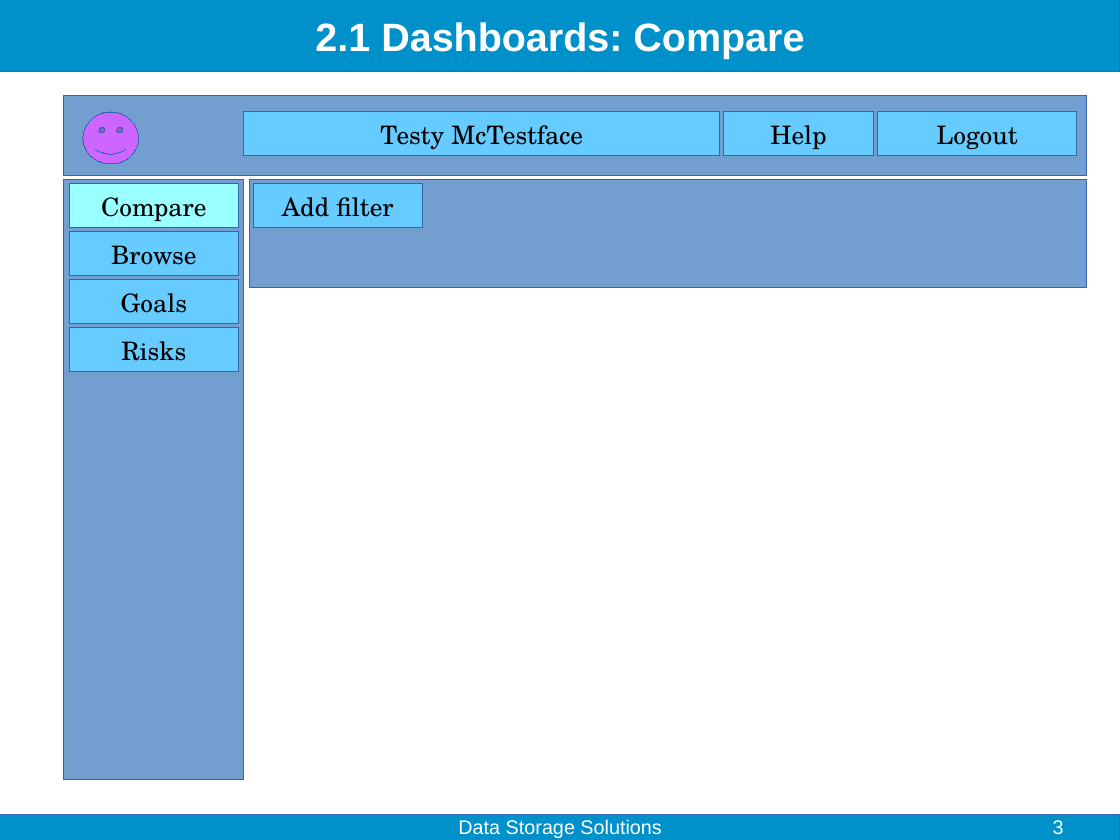
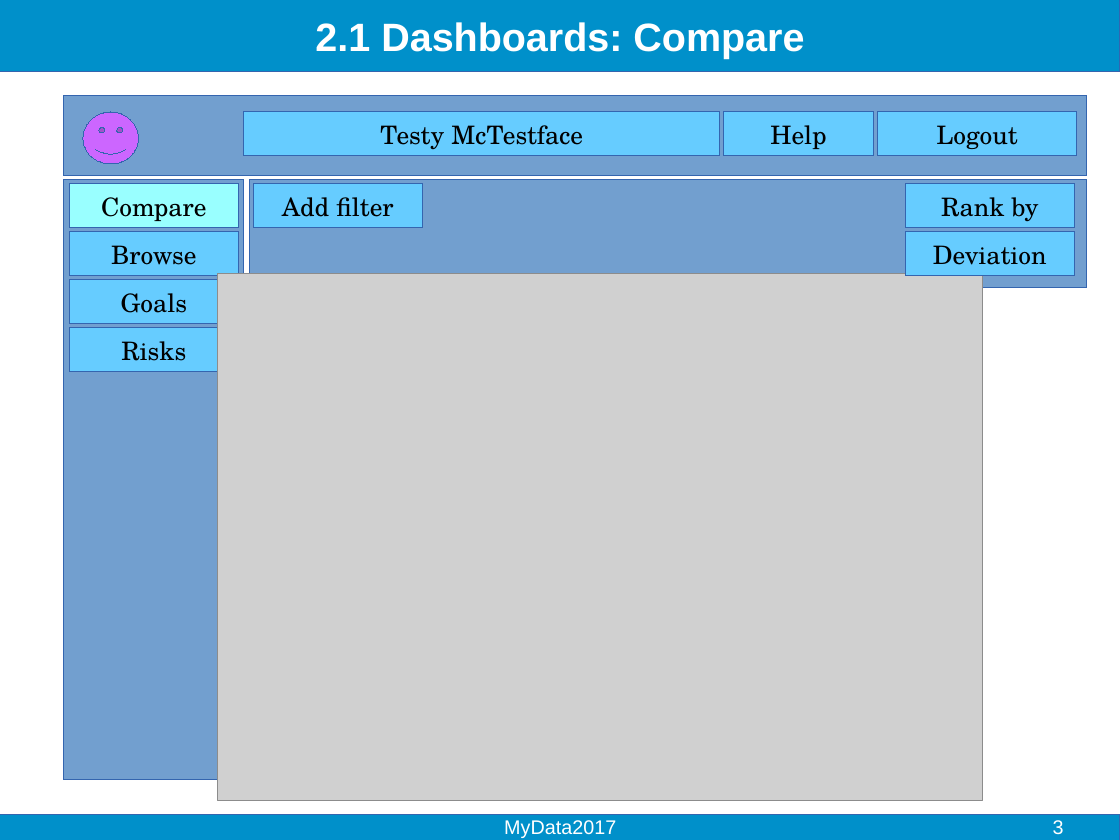
Before and after one commit to Gulfa/mydata_hackathon, a slide deck: slide 3 of Slides.odp. Drawn at 1120x840 pixels with LibreOffice and Linux fonts; fonts in the diff are those of the drawing; grey boxes stand for pictures. Boxes give left, top, right and bottom in pixels: in the first picture for what was removed or moved away, otherwise in the second. Text is boxed around its words. In the diff, an @@ line names an element or a change of style, - is before the commit and + after.

```diff
--- a/Slides.odp
+++ b/Slides.odp
@@ rectangle added at <box>906,184,1075,228</box>, fill #66CCFF, outline #3465AF 0 pt, 18 pt, text #000000 @@
+Rank by
@@ rectangle added at <box>906,232,1075,275</box>, fill #66CCFF, outline #3465AF 0 pt, 18 pt, text #000000 @@
+Deviation
@@ picture added at <box>217,274,984,801</box> @@
@@ text at <box>504,820,616,838</box>: text changed @@
-Data Storage Solutions
+MyData2017
```
Also in this commit, not shown: 5 other slides changed, 1 slide added.
